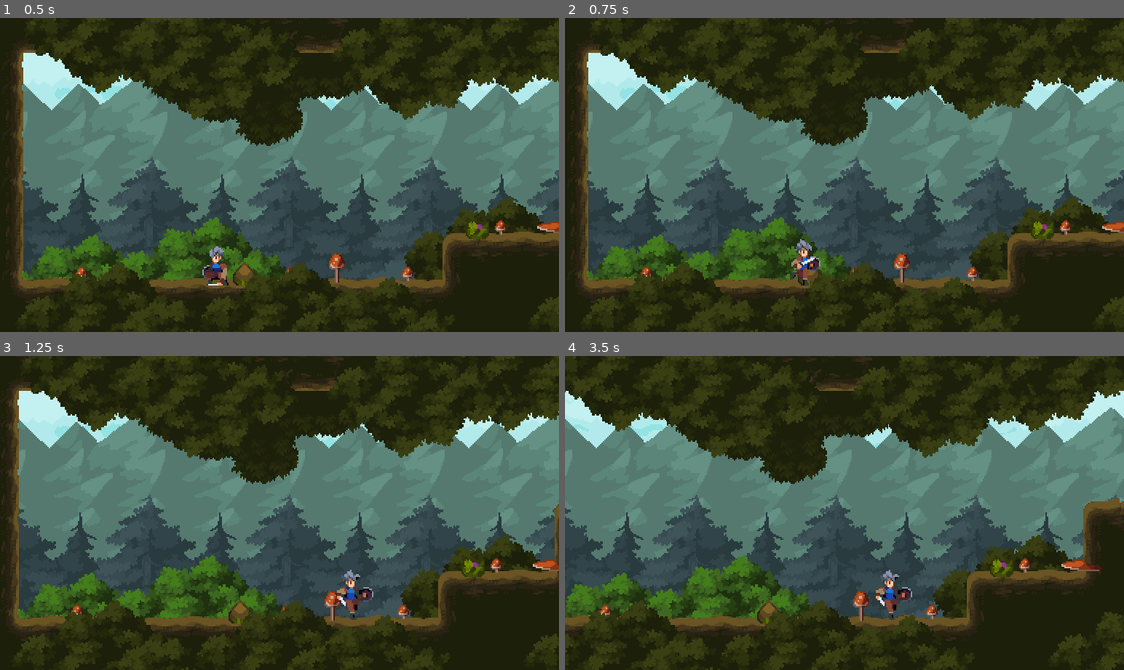
Above: before the commit, frames 1-4 (two rows, left to right).
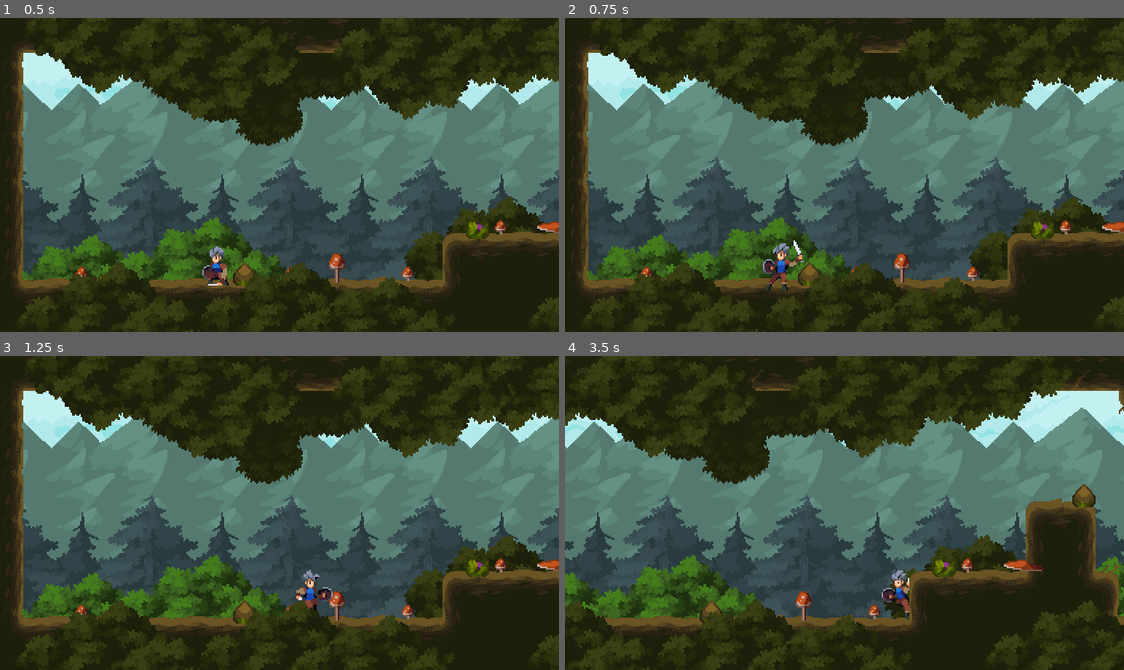
Above: after the commit, the same moments.

Repository: BearsDoraemon/legend_of_brave
Game: Godot game, scene res://scene/world.tscn
The game is run twice, just before and just after one commit, with the same random seed, the same clock (stepped at 60 frames per second) and the same inputs.
Inputs:
- Up to frame 1 (0.5 s): no input
- Up to frame 2 (0.75 s): hold D (move_right) from 0.53 s (still down); hold J (attack, bound only after the commit) from 0.53 s (still down)
- Up to frame 3 (1.25 s): keep holding D (move_right); keep holding J (attack, bound only after the commit); tap Space (jump) at 0.77 s
- Up to frame 4 (3.5 s): release J (attack, bound only after the commit) at 1.28 s; tap J (attack, bound only after the commit) at 1.35, 2.85 s; tap Space (jump) at 1.52, 3.02 s; release D (move_right) at 2.03 s; hold A (move_left) 2.03-2.78 s; hold J (attack, bound only after the commit) 2.03-2.78 s; hold D (move_right) from 2.78 s (still down)

Frame 1 is identical in both runs. In frame 2, 0.8% of the frame differs, in the area x 35-46%, y 70-87%; in frame 3, 8.6%; in frame 4, 34%, in the area x 0-100%, y 0-100%.

Commit message:
更新三段攻击

Diff:
--- a/project.godot
+++ b/project.godot
@@ -40,6 +40,11 @@
 "events": [Object(InputEventKey,"resource_local_to_scene":false,"resource_name":"","device":-1,"window_id":0,"alt_pressed":false,"shift_pressed":false,"ctrl_pressed":false,"meta_pressed":false,"pressed":false,"keycode":0,"physical_keycode":32,"key_label":0,"unicode":32,"echo":false,"script":null)
 ]
 }
+attack={
+"deadzone": 0.5,
+"events": [Object(InputEventKey,"resource_local_to_scene":false,"resource_name":"","device":-1,"window_id":0,"alt_pressed":false,"shift_pressed":false,"ctrl_pressed":false,"meta_pressed":false,"pressed":false,"keycode":0,"physical_keycode":74,"key_label":0,"unicode":106,"echo":false,"script":null)
+]
+}
 
 [layer_names]
 
--- a/scene/player.tscn
+++ b/scene/player.tscn
@@ -82,6 +82,18 @@
 "update": 0,
 "values": [Vector2(-7, -22)]
 }
+tracks/6/type = "value"
+tracks/6/imported = false
+tracks/6/enabled = true
+tracks/6/path = NodePath(".:can_combo")
+tracks/6/interp = 1
+tracks/6/loop_wrap = true
+tracks/6/keys = {
+"times": PackedFloat32Array(0),
+"transitions": PackedFloat32Array(1),
+"update": 1,
+"values": [true]
+}
 
 [sub_resource type="Animation" id="Animation_fipao"]
 resource_name = "fall"
@@ -544,9 +556,228 @@
 "values": [4]
 }
 
+[sub_resource type="Animation" id="Animation_d35dr"]
+resource_name = "attack_1"
+length = 0.6
+tracks/0/type = "value"
+tracks/0/imported = false
+tracks/0/enabled = true
+tracks/0/path = NodePath("Graphics/Sprite2D:texture")
+tracks/0/interp = 1
+tracks/0/loop_wrap = true
+tracks/0/keys = {
+"times": PackedFloat32Array(0),
+"transitions": PackedFloat32Array(1),
+"update": 1,
+"values": [ExtResource("2_igfa4")]
+}
+tracks/1/type = "value"
+tracks/1/imported = false
+tracks/1/enabled = true
+tracks/1/path = NodePath("Graphics/Sprite2D:hframes")
+tracks/1/interp = 1
+tracks/1/loop_wrap = true
+tracks/1/keys = {
+"times": PackedFloat32Array(0),
+"transitions": PackedFloat32Array(1),
+"update": 1,
+"values": [6]
+}
+tracks/2/type = "value"
+tracks/2/imported = false
+tracks/2/enabled = true
+tracks/2/path = NodePath("Graphics/Sprite2D:frame")
+tracks/2/interp = 1
+tracks/2/loop_wrap = true
+tracks/2/keys = {
+"times": PackedFloat32Array(0, 0.1, 0.2, 0.3, 0.4, 0.5),
+"transitions": PackedFloat32Array(1, 1, 1, 1, 1, 1),
+"update": 1,
+"values": [0, 1, 2, 3, 4, 5]
+}
+tracks/3/type = "value"
+tracks/3/imported = false
+tracks/3/enabled = true
+tracks/3/path = NodePath("Graphics/Sprite2D:position")
+tracks/3/interp = 1
+tracks/3/loop_wrap = true
+tracks/3/keys = {
+"times": PackedFloat32Array(0),
+"transitions": PackedFloat32Array(1),
+"update": 0,
+"values": [Vector2(3, -25)]
+}
+tracks/4/type = "value"
+tracks/4/imported = false
+tracks/4/enabled = true
+tracks/4/path = NodePath("Graphics/Sprite2D:region_rect")
+tracks/4/interp = 1
+tracks/4/loop_wrap = true
+tracks/4/keys = {
+"times": PackedFloat32Array(0),
+"transitions": PackedFloat32Array(1),
+"update": 0,
+"values": [Rect2(0, 56, 336, 56)]
+}
+tracks/5/type = "value"
+tracks/5/imported = false
+tracks/5/enabled = true
+tracks/5/path = NodePath(".:can_combo")
+tracks/5/interp = 1
+tracks/5/loop_wrap = true
+tracks/5/keys = {
+"times": PackedFloat32Array(0, 0.4),
+"transitions": PackedFloat32Array(1, 1),
+"update": 1,
+"values": [false, true]
+}
+
+[sub_resource type="Animation" id="Animation_bujke"]
+resource_name = "attack_2"
+length = 0.2
+tracks/0/type = "value"
+tracks/0/imported = false
+tracks/0/enabled = true
+tracks/0/path = NodePath("Graphics/Sprite2D:texture")
+tracks/0/interp = 1
+tracks/0/loop_wrap = true
+tracks/0/keys = {
+"times": PackedFloat32Array(0),
+"transitions": PackedFloat32Array(1),
+"update": 1,
+"values": [ExtResource("2_igfa4")]
+}
+tracks/1/type = "value"
+tracks/1/imported = false
+tracks/1/enabled = true
+tracks/1/path = NodePath("Graphics/Sprite2D:hframes")
+tracks/1/interp = 1
+tracks/1/loop_wrap = true
+tracks/1/keys = {
+"times": PackedFloat32Array(0),
+"transitions": PackedFloat32Array(1),
+"update": 1,
+"values": [2]
+}
+tracks/2/type = "value"
+tracks/2/imported = false
+tracks/2/enabled = true
+tracks/2/path = NodePath("Graphics/Sprite2D:frame")
+tracks/2/interp = 1
+tracks/2/loop_wrap = true
+tracks/2/keys = {
+"times": PackedFloat32Array(0, 0.1),
+"transitions": PackedFloat32Array(1, 1),
+"update": 1,
+"values": [0, 1]
+}
+tracks/3/type = "value"
+tracks/3/imported = false
+tracks/3/enabled = true
+tracks/3/path = NodePath("Graphics/Sprite2D:region_rect")
+tracks/3/interp = 1
+tracks/3/loop_wrap = true
+tracks/3/keys = {
+"times": PackedFloat32Array(0),
+"transitions": PackedFloat32Array(1),
+"update": 0,
+"values": [Rect2(336, 56, 112, 56)]
+}
+tracks/4/type = "value"
+tracks/4/imported = false
+tracks/4/enabled = true
+tracks/4/path = NodePath("Graphics/Sprite2D:position")
+tracks/4/interp = 1
+tracks/4/loop_wrap = true
+tracks/4/keys = {
+"times": PackedFloat32Array(0),
+"transitions": PackedFloat32Array(1),
+"update": 0,
+"values": [Vector2(0, -25)]
+}
+tracks/5/type = "value"
+tracks/5/imported = false
+tracks/5/enabled = true
+tracks/5/path = NodePath(".:can_combo")
+tracks/5/interp = 1
+tracks/5/loop_wrap = true
+tracks/5/keys = {
+"times": PackedFloat32Array(0, 0.1),
+"transitions": PackedFloat32Array(1, 1),
+"update": 1,
+"values": [false, true]
+}
+
+[sub_resource type="Animation" id="Animation_17mxy"]
+resource_name = "attack_3"
+length = 0.8
+tracks/0/type = "value"
+tracks/0/imported = false
+tracks/0/enabled = true
+tracks/0/path = NodePath("Graphics/Sprite2D:texture")
+tracks/0/interp = 1
+tracks/0/loop_wrap = true
+tracks/0/keys = {
+"times": PackedFloat32Array(0),
+"transitions": PackedFloat32Array(1),
+"update": 1,
+"values": [ExtResource("2_jxlkg")]
+}
+tracks/1/type = "value"
+tracks/1/imported = false
+tracks/1/enabled = true
+tracks/1/path = NodePath("Graphics/Sprite2D:position")
+tracks/1/interp = 1
+tracks/1/loop_wrap = true
+tracks/1/keys = {
+"times": PackedFloat32Array(0),
+"transitions": PackedFloat32Array(1),
+"update": 0,
+"values": [Vector2(6, -25)]
+}
+tracks/2/type = "value"
+tracks/2/imported = false
+tracks/2/enabled = true
+tracks/2/path = NodePath("Graphics/Sprite2D:region_rect")
+tracks/2/interp = 1
+tracks/2/loop_wrap = true
+tracks/2/keys = {
+"times": PackedFloat32Array(0),
+"transitions": PackedFloat32Array(1),
+"update": 0,
+"values": [Rect2(0, 224, 448, 56)]
+}
+tracks/3/type = "value"
+tracks/3/imported = false
+tracks/3/enabled = true
+tracks/3/path = NodePath("Graphics/Sprite2D:hframes")
+tracks/3/interp = 1
+tracks/3/loop_wrap = true
+tracks/3/keys = {
+"times": PackedFloat32Array(0),
+"transitions": PackedFloat32Array(1),
+"update": 1,
+"values": [8]
+}
+tracks/4/type = "value"
+tracks/4/imported = false
+tracks/4/enabled = true
+tracks/4/path = NodePath("Graphics/Sprite2D:frame")
+tracks/4/interp = 1
+tracks/4/loop_wrap = true
+tracks/4/keys = {
+"times": PackedFloat32Array(0, 0.1, 0.2, 0.3, 0.4, 0.5, 0.6, 0.7),
+"transitions": PackedFloat32Array(1, 1, 1, 1, 1, 1, 1, 1),
+"update": 1,
+"values": [0, 1, 2, 3, 4, 5, 6, 7]
+}
+
 [sub_resource type="AnimationLibrary" id="AnimationLibrary_crtvw"]
 _data = {
 "RESET": SubResource("Animation_f0uty"),
+"attack_1": SubResource("Animation_d35dr"),
+"attack_2": SubResource("Animation_bujke"),
+"attack_3": SubResource("Animation_17mxy"),
 "fall": SubResource("Animation_fipao"),
 "idle": SubResource("Animation_82ilc"),
 "jump": SubResource("Animation_4abxw"),
@@ -558,6 +789,7 @@
 [node name="Player" type="CharacterBody2D"]
 collision_layer = 2
 script = ExtResource("1_umraw")
+can_combo = true
 
 [node name="Graphics" type="Node2D" parent="."]
 scale = Vector2(-1, 1)
--- a/scene/world.tscn
+++ b/scene/world.tscn
@@ -503,6 +503,7 @@
 
 [node name="Player" parent="." instance=ExtResource("2_xqptf")]
 position = Vector2(163, 127)
+can_combo = true
 
 [node name="Camera2D" type="Camera2D" parent="Player"]
 position = Vector2(-1, -14)
--- a/script/player.gd
+++ b/script/player.gd
@@ -8,7 +8,12 @@
 	LANDING,
 	WALL_SLIDING,
 	WALL_JUMP,
+	ATTACK_1,
+	ATTACK_2,
+	ATTACK_3,
 }
+
+@export var can_combo: bool = false
 
 const GROUND_STATES := [State.IDLE, State.RUNNING]
 const JUMP_VELOCITY = -320.0
@@ -18,6 +23,7 @@
 const AIR_ACCELERATION = RUN_SPEED / 0.1
 var is_first_tick = false
 var default_gravity: int = ProjectSettings.get_setting("physics/2d/default_gravity")
+var is_combo_requested := false
 
 @onready var state_machine: Node = $StateMachine
 @onready var foot_checker: RayCast2D = $Graphics/FootChecker
@@ -36,6 +42,8 @@
 		if velocity.y < JUMP_VELOCITY / 2:
 			velocity.y = JUMP_VELOCITY / 2
 
+	if event.is_action_pressed("attack") and can_combo:
+		is_combo_requested = true
 
 func stand(gravity: float,delta: float) -> void:
 	var acceleration = FLOOR_ACCELERATION if is_on_floor() else AIR_ACCELERATION
@@ -82,6 +90,9 @@
 			else:
 				move(default_gravity, delta)
 
+		State.ATTACK_1,State.ATTACK_2,State.ATTACK_3:
+			stand(default_gravity, delta)
+
 	is_first_tick = false
 
 
@@ -95,18 +106,23 @@
 	if should_jump:
 		return State.JUMP
 
+	if state in GROUND_STATES and not is_on_floor():
+		return State.FALL
+
 	var direction = Input.get_axis("move_left", "move_right")
 	var is_still = is_zero_approx(direction)
 	match state:
 		State.IDLE:
-			if not is_on_floor():
-				return State.FALL
+			if Input.is_action_just_pressed("attack"):
+				return State.ATTACK_1
 			if not is_still:
 				return State.RUNNING
 
 		State.RUNNING:
 			if not is_on_floor():
 				return State.FALL
+			if Input.is_action_just_pressed("attack"):
+				return State.ATTACK_1
 			if is_still:
 				return State.IDLE
 
@@ -140,6 +156,18 @@
 			if velocity.y >= 0:
 				return State.FALL
 
+		State.ATTACK_1:
+			if not animation_player.is_playing():
+				return State.ATTACK_2 if is_combo_requested else State.IDLE
+
+		State.ATTACK_2:
+			if not animation_player.is_playing():
+				return State.ATTACK_3 if is_combo_requested else State.IDLE
+
+		State.ATTACK_3:
+			if not animation_player.is_playing():
+				return State.IDLE
+
 	return state
 
 func transition_state(from: State, to: State) -> void:
@@ -173,4 +201,16 @@
 			velocity.x *= get_wall_normal().x
 			jump_request_timer.start()
 
+		State.ATTACK_1:
+			animation_player.play("attack_1")
+			is_combo_requested = false
+
+		State.ATTACK_2:
+			animation_player.play("attack_2")
+			is_combo_requested = false
+
+		State.ATTACK_3:
+			animation_player.play("attack_3")
+			is_combo_requested = false
+
 	is_first_tick = true
Not shown: 1 places in scene/player.tscn that only renumber resources
